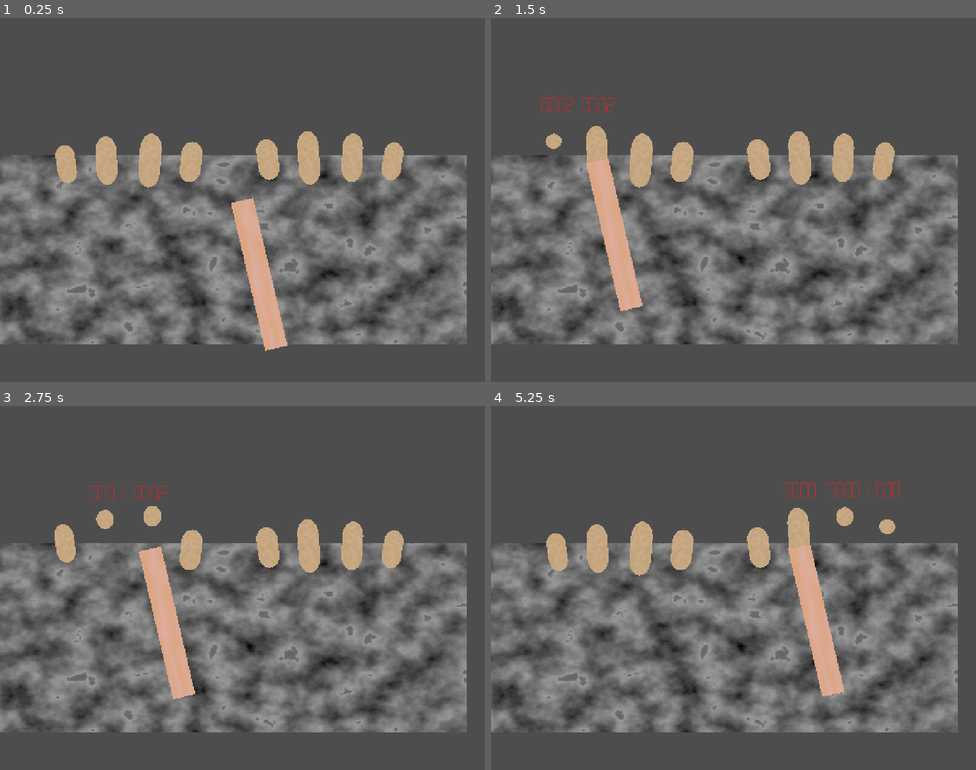
Above: before the commit, frames 1-4 (two rows, left to right).
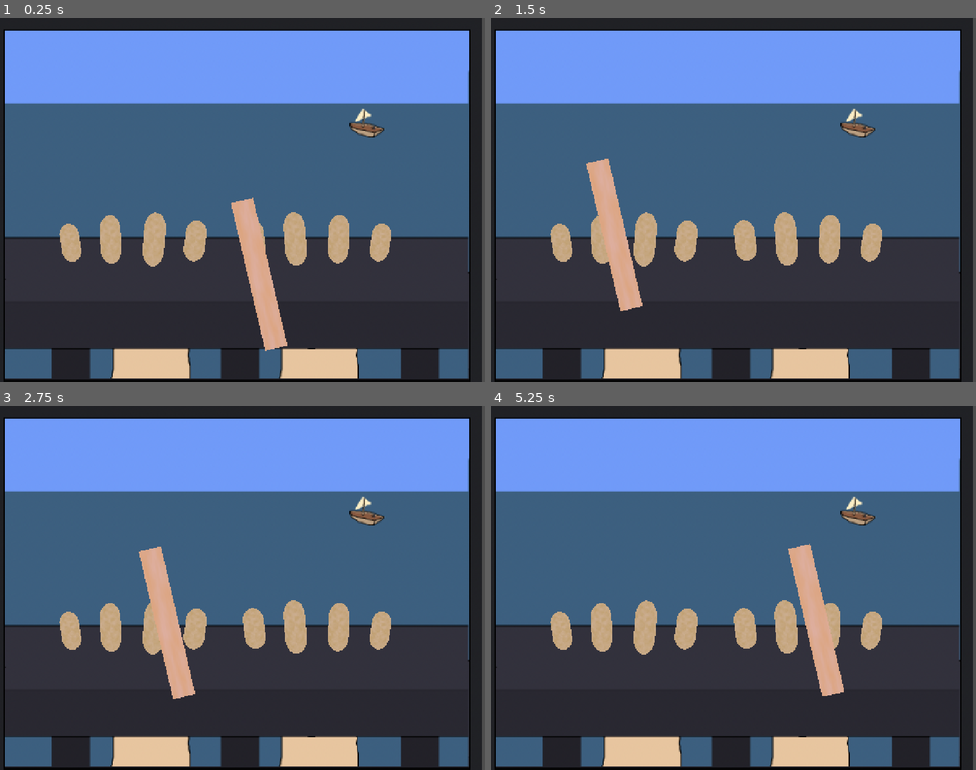
Above: after the commit, the same moments.

Repository: tom-frantz/gmtk-2026
Game: Godot game, scene res://scenes/minigames/finger_hammer/minigame_finger_hammer.tscn
Same seed, same stepped clock (60 frames per second), same inputs: the game is played once before the commit and once after it. This scene is started directly instead of the project's main scene. Sound files missing from this copy of the repository are replaced by a short silence.
Inputs (mouse positions are in pixels of both pictures, inside the frame that each line leads up to):
- Up to frame 1 (0.25 s): no input
- Up to frame 2 (1.5 s): tap Enter at 0.5 s; move the mouse to (558, 163) at 0.52 s; click (558, 163) at 0.6 s; tap Space at 1.25 s; move the mouse to (597, 159) at 1.27 s; click (597, 159) at 1.35 s
- Up to frame 3 (2.75 s): tap Enter at 2 s; move the mouse to (150, 547) at 2.02 s; click (150, 547) at 2.1 s
- Up to frame 4 (5.25 s): move the mouse to (680, 551) at 2.77 s; click (680, 551) at 2.85 s; move the mouse to (883, 547) at 3.52 s; click (883, 547) at 3.6 s; move the mouse to (845, 544) at 4.27 s; click (845, 544) at 4.35 s; move the mouse to (801, 544) at 5.02 s; click (801, 544) at 5.1 s

The runs differ from the first frame. In frame 1, 95% of the frame differs, in the area x 0-100%, y 0-100%; in frame 2, 95%; in frame 3, 95%; in frame 4, 95%.

Commit message:
feet: Add background to hanging hand smash

Diff:
--- a/scenes/minigames/finger_hammer/minigame_finger_hammer.tscn
+++ b/scenes/minigames/finger_hammer/minigame_finger_hammer.tscn
@@ -1,35 +1,22 @@
 [gd_scene format=3 uid="uid://dq7lh25bpwk60"]
 
 [ext_resource type="PackedScene" uid="uid://dfsmjfq6108nn" path="res://scenes/minigames/finger_hammer/hanging_hand.tscn" id="1_6wff3"]
+[ext_resource type="Texture2D" uid="uid://ccxmbg44wp45p" path="res://assets/hanging_finger_background.png" id="1_nwhn8"]
 [ext_resource type="PackedScene" uid="uid://cnt83k4b2un1u" path="res://scenes/minigames/finger_hammer/hammer.tscn" id="2_wf0d3"]
 
-[sub_resource type="QuadMesh" id="QuadMesh_s8w7s"]
-size = Vector2(1280, 500)
+[node name="Node2D" type="Node2D" unique_id=536377200]
 
-[sub_resource type="Gradient" id="Gradient_ftd6l"]
-offsets = PackedFloat32Array(0, 0.17746913, 0.20987654, 0.77623457, 0.80864197, 0.8441358, 1)
-colors = PackedColorArray(0, 0, 0, 1, 0.22189473, 0.22189473, 0.22189473, 1, 0.24080622, 0.24080622, 0.24080622, 1, 0.58171594, 0.58171594, 0.5817158, 1, 0.601223, 0.601223, 0.60122293, 1, 0.4255713, 0.42557135, 0.4255712, 1, 0.38734567, 0.38734567, 0.38734567, 1)
+[node name="MinigameFingerHammer" type="Sprite2D" parent="." unique_id=1289208709]
+position = Vector2(635.45636, 493)
+scale = Vector2(1.4389534, 1.4389535)
+texture = ExtResource("1_nwhn8")
 
-[sub_resource type="FastNoiseLite" id="FastNoiseLite_dstoi"]
+[node name="LeftHand" parent="." unique_id=1067559394 instance=ExtResource("1_6wff3")]
+position = Vector2(349, 584)
 
-[sub_resource type="NoiseTexture2D" id="NoiseTexture2D_xjuyq"]
-width = 1024
-noise = SubResource("FastNoiseLite_dstoi")
-color_ramp = SubResource("Gradient_ftd6l")
-
-[node name="MinigameFingerHammer" type="Node2D" unique_id=1467852755]
-
-[node name="BridgeFloor" type="MeshInstance2D" parent="." unique_id=1258715771]
-position = Vector2(592, 611)
-mesh = SubResource("QuadMesh_s8w7s")
-texture = SubResource("NoiseTexture2D_xjuyq")
-
-[node name="HangingHand" parent="." unique_id=1067559394 instance=ExtResource("1_6wff3")]
-position = Vector2(338, 376)
-
-[node name="HangingHand2" parent="." unique_id=2017700433 instance=ExtResource("1_6wff3")]
-position = Vector2(873, 369)
-scale = Vector2(-1, 1)
+[node name="RightHand" parent="." unique_id=2017700433 instance=ExtResource("1_6wff3")]
+position = Vector2(836, 583)
+is_right = true
 
 [node name="Hammer" parent="." unique_id=641361467 instance=ExtResource("2_wf0d3")]
 position = Vector2(729, 718)
